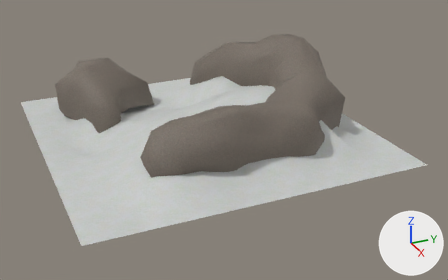
An edit to the OBJ model game/models/auto/box_4.obj, drawn before and after from the same camera.
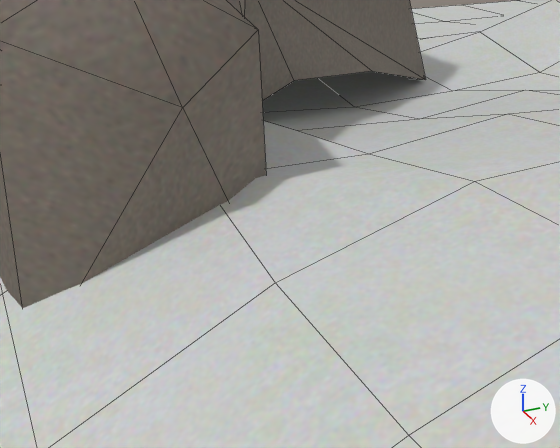
Old and new are each drawn whole from a camera (50 mm lens) standing at (2016.0, -453.0, 828.0) and looking at (340.0, 302.0, -10.0) and again close up from a camera (50 mm lens) standing at (348.0, -72.0, 114.0) and looking at (16.0, 78.0, -52.0). Lighting does not change. The marker at lower right points along +X, +Y and +Z. The close-ups show mesh edges as thin lines. Where no turn or scale is listed for an object, it has been applied to the vertices.

In view in the first close-up: 'box_4_Cube.020'.
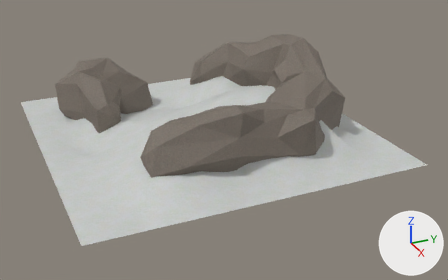
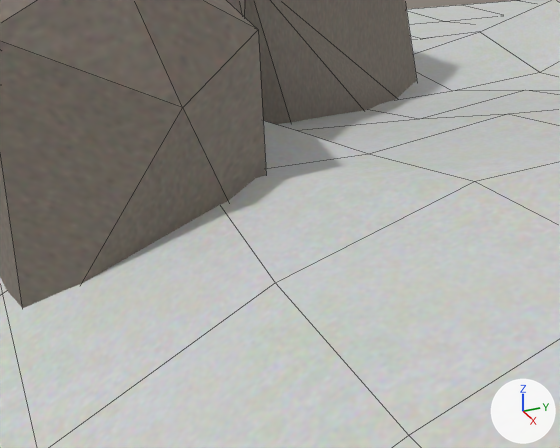
The change in detail:
Material 'textures/dev/ground' (mat_textures_dev_ground) changes its picture from img_ground_tga to img_rock_tga.
Material 'textures/dev/ground_Untitled' (mat_textures_dev_ground_untitled) is new.
Its texture is img_ground_tga.
Its roughness is 0.69.
me_box_4_cube_020 has 465 vertices, 556 faces and spans x -256.0..768.0, y -256.0..768.0, z -42.0..274.0.
me_box_4_cube_020 is used by ob_box_4_cube_020; location (0.0, 0.0, 0.0).
Before the commit, vertices of me_box_4_cube_020: 34 (16.0, 128.0, 22.0) at pixel (372, 71), 79 (40.0, 74.0, 28.0) at pixel (294, 80), 135 (-19.0, 185.0, 4.0) at pixel (425, 79).
Part 1, on me_box_4_cube_020:
Vertices 34, 79, 135 of me_box_4_cube_020 move by (0.0, 0.0, -24.0).
me_box_4_cube_020 no longer uses material mat_textures_dev_ground_rock_tga (picture img_rock_tga).
me_box_4_cube_020 now uses material mat_textures_dev_ground_untitled (picture img_ground_tga).

Changed parts and their boxes (x1, y1, x2, y2) in the close-ups (560 x 448 px; the box of a moved part takes in the faces that stretch with it):
'box_4_Cube.020', reshaped
    both: (0, 0, 560, 448)
part 1 of me_box_4_cube_020, moved or reshaped
    before: (244, 0, 426, 101)
    after: (244, 0, 417, 124)
